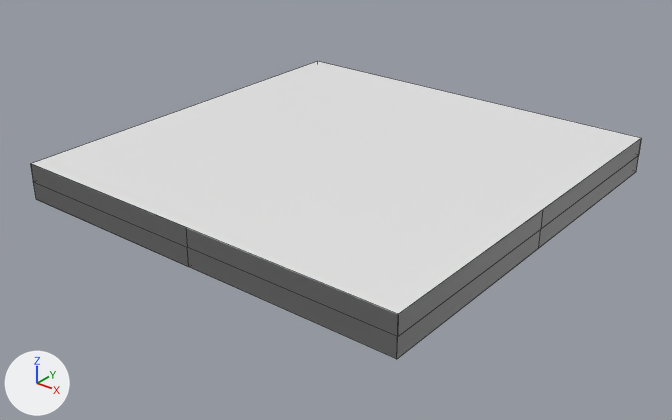
The Blender file resource/cube/cube.blend, before and after one commit.
Camera for both pictures: a camera (50 mm lens) standing at (26.9, -34.5, 18.8) and looking at (0.2, -1.0, -1.9). Arrows for +X, +Y and +Z are at lower left; the lights stay in place. Mesh edges are drawn as thin lines.
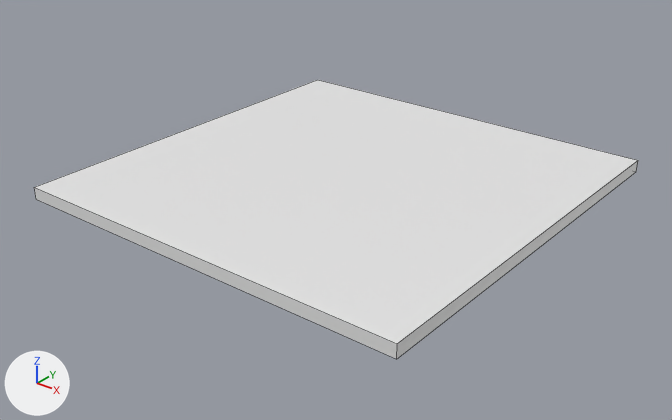
The newer file is also rescaled (x0.911), turned or shifted as a whole; pictures and numbers use the older file's frame.

The change, as a list of edits to the scene's bpy script:
```text
Change me_cube_001:
    where me_cube_001.from_pydata(...)  # 31 vertices, 22 faces; spans x -11.0..11.0, y -11.0..11.0, z -1.0..1.0
    used by ob_cube; location = (0.0, 0.0, 0.0)
    verts and faces of me_cube_001; kept vertices keep their numbers, new ones are numbered from 31
    before: 1 (11.0, 11.0, 1.0) at pixel (641, 138), 3 (11.0, -11.0, 1.0) at pixel (398, 314), 5 (-11.0, 11.0, 1.0) at pixel (317, 61), 7 (-11.0, -11.0, 1.0) at pixel (30, 163), 8 (-11.0, -11.0, 1.0) at pixel (30, 163)
    me_cube_001 part 1: the loose piece of 22 vertices spanning x -11.0..11.0, y -11.0..11.0, z -1.0..1.0 is deleted
    me_cube_001 part 2
    add delete_vertices([8])  # with the faces that use them
    add for i in [1, 3, 5, 7]: verts[i] += (0.0, 0.0, -1.3)
```

Changed parts and their boxes [x1, y1, x2, y2] in the pictures (672 x 420 px; the box of a moved part takes in the faces that stretch with it):
'Cube', reshaped (6% shorter): before [31, 61, 641, 359]; after [34, 80, 638, 359]
part 1 of me_cube_001, deleted: before [31, 139, 641, 359]
part 2 of me_cube_001, moved or reshaped: before [31, 61, 641, 357]; after [34, 80, 638, 359]
